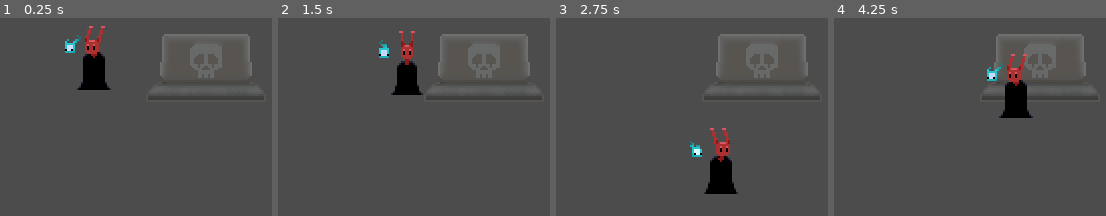
Above: before the commit, frames 1-4 (left to right).
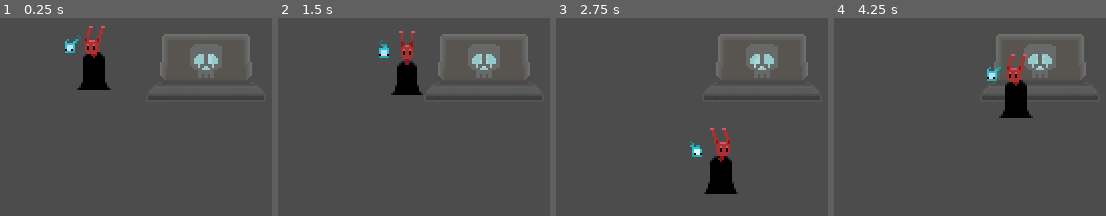
Above: after the commit, the same moments.

Repository: Eliocre/18ans
Game: Godot game, scene res://World.tscn
Same seed, same stepped clock (60 frames per second), same inputs: the game is played once before the commit and once after it.
Inputs:
- Up to frame 1 (0.25 s): no input
- Up to frame 2 (1.5 s): hold Right (ui_right) 0.53-1.28 s; hold Down (ui_down) from 1.28 s (still down)
- Up to frame 3 (2.75 s): release Down (ui_down) at 2.03 s; hold Right (ui_right) from 2.03 s (still down)
- Up to frame 4 (4.25 s): release Right (ui_right) at 2.78 s; hold Up (ui_up) 2.78-3.53 s; hold Left (ui_left) from 3.53 s (still down)

The runs differ from the first frame. In frame 1, 0.4% of the frame differs, in the area x 71-81%, y 18-27%; in frame 2, 0.4%; in frame 3, 0.4%; in frame 4, 0.4%.

Commit message:
banc anim

Diff:
--- a/18ans/Entity/player/Player.tscn
+++ b/18ans/Entity/player/Player.tscn
@@ -318,7 +318,7 @@
 position = Vector2( -1.68179, -9.88053 )
 texture = ExtResource( 2 )
 hframes = 20
-frame = 15
+frame = 18
 
 [node name="AnimationPeb" type="AnimationPlayer" parent="Peb"]
 anims/IdleDown = SubResource( 1 )
@@ -342,7 +342,7 @@
 position = Vector2( -12.6204, -16.377 )
 texture = ExtResource( 3 )
 hframes = 16
-frame = 14
+frame = 13
 
 [node name="AnimationAzeroth" type="AnimationPlayer" parent="Azeroth"]
 anims/Down = SubResource( 23 )
--- a/18ans/World.tscn
+++ b/18ans/World.tscn
@@ -8,7 +8,5 @@
 [node name="Player" parent="." instance=ExtResource( 1 )]
 position = Vector2( 72, 64 )
 
-[node name="StaticBody2D" type="StaticBody2D" parent="."]
-
 [node name="Banc" parent="." instance=ExtResource( 2 )]
 position = Vector2( 127, 57 )
--- a/18ans/tileset/Banc.tscn
+++ b/18ans/tileset/Banc.tscn
@@ -1,6 +1,50 @@
-[gd_scene load_steps=3 format=2]
+[gd_scene load_steps=5 format=2]
 
 [ext_resource path="res://tileset/banc.png" type="Texture" id=1]
+
+[sub_resource type="Animation" id=2]
+resource_name = "Banc"
+length = 0.7
+loop = true
+tracks/0/type = "value"
+tracks/0/path = NodePath(".:frame")
+tracks/0/interp = 1
+tracks/0/loop_wrap = true
+tracks/0/imported = false
+tracks/0/enabled = true
+tracks/0/keys = {
+"times": PoolRealArray( 0, 0.1, 0.2, 0.3, 0.4, 0.5, 0.6 ),
+"transitions": PoolRealArray( 1, 1, 1, 1, 1, 1, 1 ),
+"update": 1,
+"values": [ 0, 1, 2, 3, 4, 5, 6 ]
+}
+
+[sub_resource type="Animation" id=3]
+length = 0.001
+tracks/0/type = "value"
+tracks/0/path = NodePath(".:vframes")
+tracks/0/interp = 1
+tracks/0/loop_wrap = true
+tracks/0/imported = false
+tracks/0/enabled = true
+tracks/0/keys = {
+"times": PoolRealArray( 0 ),
+"transitions": PoolRealArray( 1 ),
+"update": 0,
+"values": [ 1 ]
+}
+tracks/1/type = "value"
+tracks/1/path = NodePath(".:frame")
+tracks/1/interp = 1
+tracks/1/loop_wrap = true
+tracks/1/imported = false
+tracks/1/enabled = true
+tracks/1/keys = {
+"times": PoolRealArray( 0 ),
+"transitions": PoolRealArray( 1 ),
+"update": 0,
+"values": [ 1 ]
+}
 
 [sub_resource type="RectangleShape2D" id=1]
 extents = Vector2( 34, 5 )
@@ -13,7 +57,15 @@
 [node name="StaticBody2D" type="Sprite" parent="."]
 position = Vector2( 0, 1 )
 texture = ExtResource( 1 )
+hframes = 8
+frame = 1
+
+[node name="AnimationPlayer" type="AnimationPlayer" parent="StaticBody2D"]
+autoplay = "Banc"
+anims/Banc = SubResource( 2 )
+anims/RESET = SubResource( 3 )
 
 [node name="CollisionShape2D" type="CollisionShape2D" parent="."]
+visible = false
 position = Vector2( 0, 9 )
 shape = SubResource( 1 )
Binary file added: 18ans/tileset/banc.ase
Binary file changed: 18ans/tileset/banc.png
Binary file changed: 18ans/tileset/derriere.aseprite
